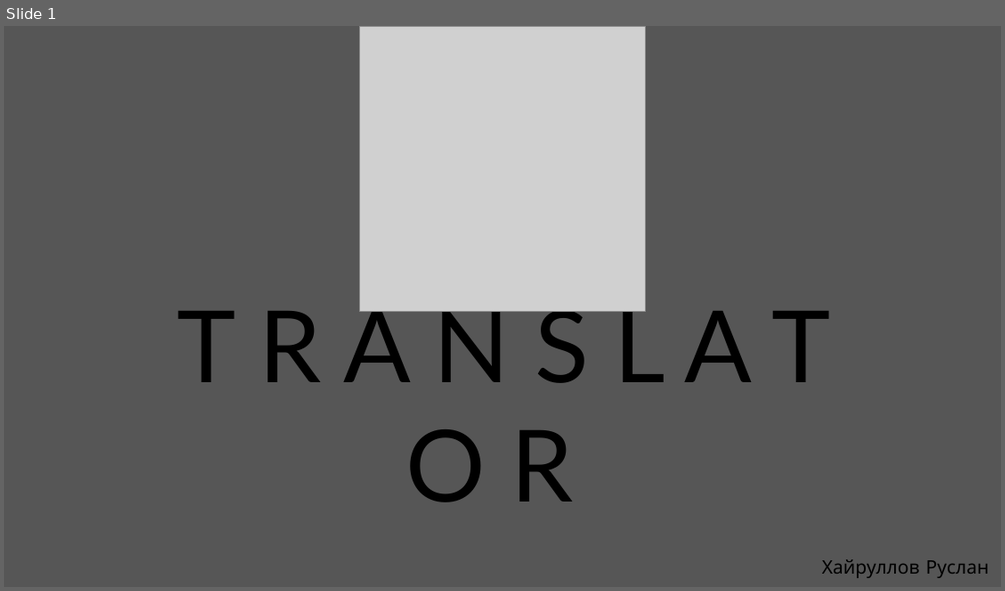
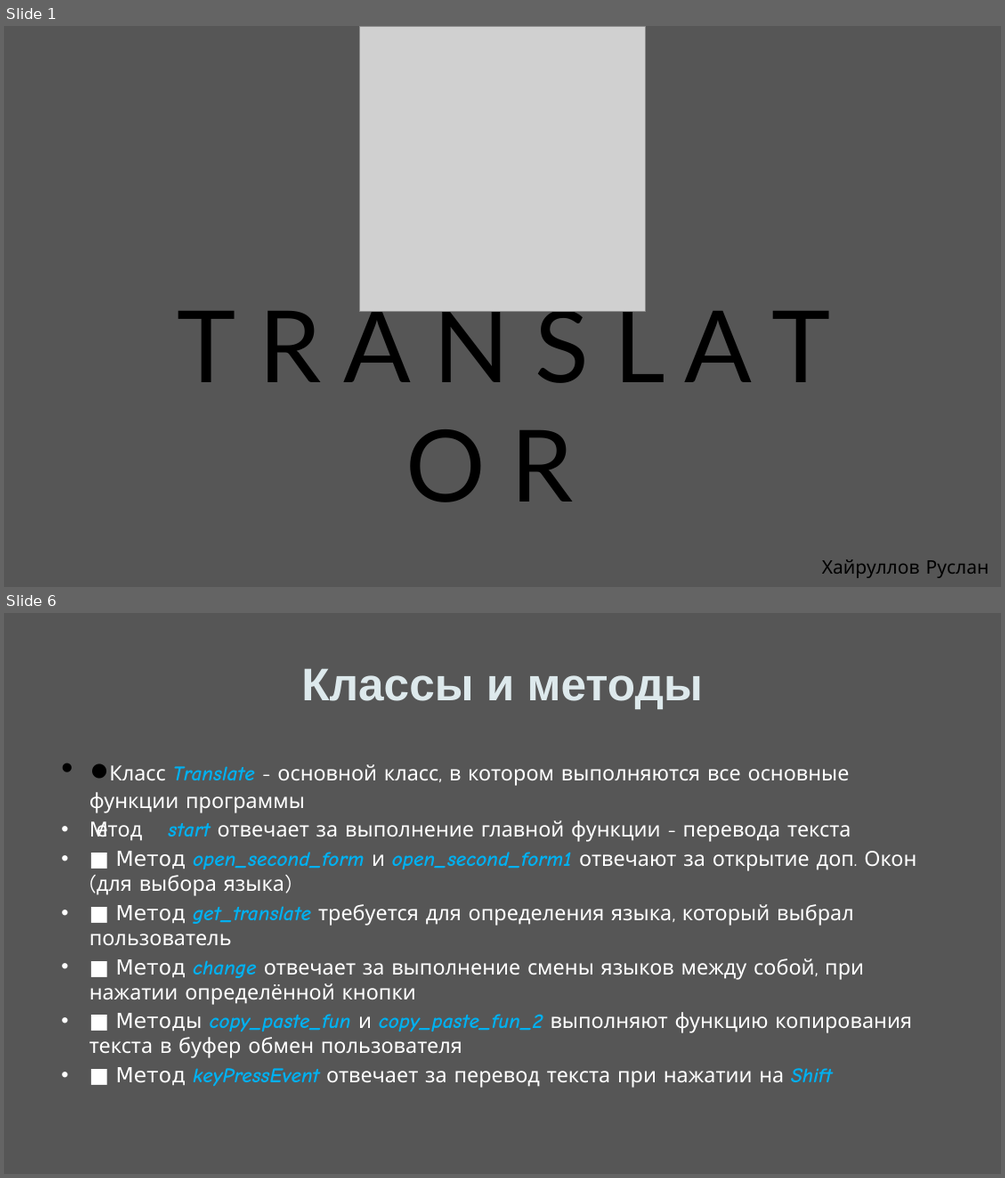
Before and after one commit to khairullovruslan/TranslatorProject, a slide deck: Защита/Translator.pptx. Shown one above the other, each under a label of ours: slide 1 before the commit, slides 1 and 6 after it; the slides between them are not shown. The pictures are 1005x591 and 1005x1178 pixels, drawn with LibreOffice and Linux fonts; fonts in the diff are those of the drawing; grey boxes stand for pictures. Boxes give left, top, right and bottom in pixels: in the first picture for what was removed or moved away, otherwise in the second. Text is boxed around its words. In the diff, an @@ line names an element or a change of style, - is before the commit and + after.

```diff
--- a/Защита/Translator.pptx
+++ b/Защита/Translator.pptx
@@ slide 6 added at (x1=4, y1=613, x2=1001, y2=1174), background #565656 @@
@@ title added at (x1=301, y1=668, x2=703, y2=709), 44 pt, text #DDE9EC, bold @@
+Классы и методы
@@ text added at (x1=89, y1=764, x2=916, y2=1087), 20 pt, text #FFFFFF @@
+• ●Класс Translate - основной класс, в котором выполняются все основные функции программы
+• ■ Метод start отвечает за выполнение главной функции - перевода текста
+• ■ Метод open_second_form и open_second_form1 отвечают за открытие доп. Окон (для выбора языка)
+• ■ Метод get_translate требуется для определения языка, который выбрал пользователь
+• ■ Метод change отвечает за выполнение смены языков между собой, при нажатии определённой кнопки
+• ■ Методы copy_paste_fun и copy_paste_fun_2 выполняют функцию копирования текста в буфер обмен пользователя
+• ■ Метод keyPressEvent отвечает за перевод текста при нажатии на Shift
```
Also in this commit, not shown: 4 slides changed, 1 other slide added, 16 other files.
